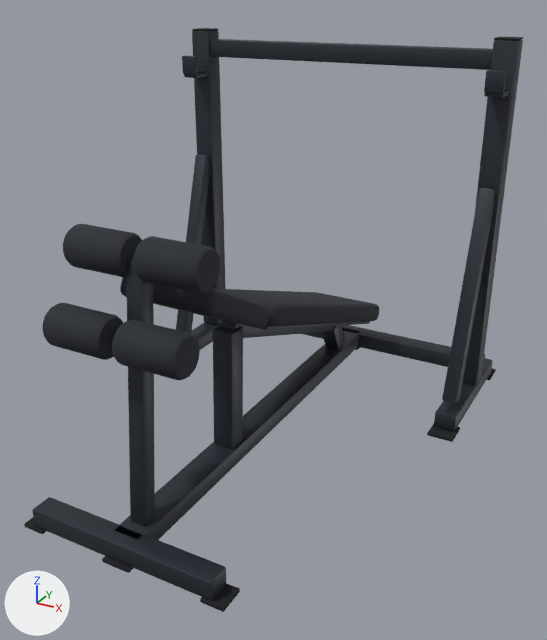
The glTF model exercise-motion/models/machines/decline-bench.glb as it was, and as the next commit left it.
Before and after are seen from a 50 mm lens placed at (1.13, -1.8, 1.41), pointed at (0.07, 0.13, 0.44). The axes (+X, +Y, +Z) are drawn at lower left. The lights are the same throughout. The older version comes first. Where no turn or scale is listed for an object, it has been applied to the vertices.

In view in the first picture: 'frame.frame', 'frame.pad', 'frame.rubber', 'jhook_L.frame', 'jhook_L.rubber', 'jhook_R.frame', 'jhook_R.rubber'.
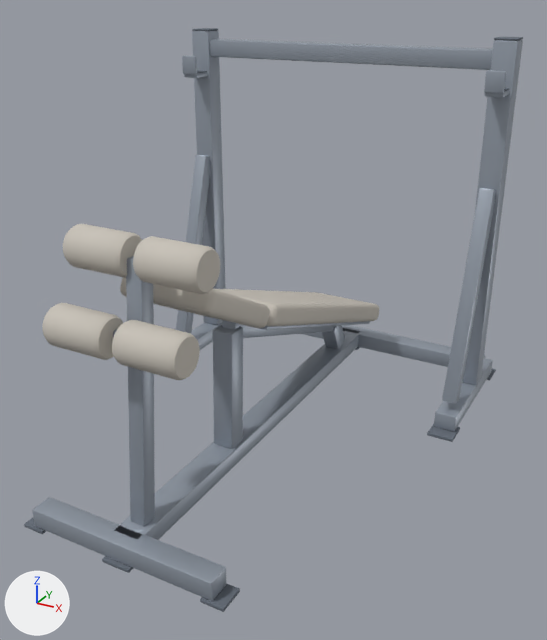
Pixel boxes [x1, y1, x2, y2] of what changed, in the pictures (547 x 640 px):
'frame.frame', recoloured (dark grey to grey): [33, 30, 523, 601] in both
'frame.pad', recoloured (black to light grey): [42, 224, 379, 380] in both
'frame.rubber', recoloured: [24, 28, 523, 612] in both
'jhook_L.frame', recoloured (dark grey to grey): [484, 70, 509, 98] in both
'jhook_R.frame', recoloured (dark grey to grey): [182, 56, 208, 78] in both
'jhook_R.rubber', recoloured: [197, 70, 207, 74] in both
'jhook_L.rubber', recoloured: [504, 88, 509, 92] in both

Edits to the bpy script that builds the scene:
```text
Change mat_mat_frame:
    mat_mat_frame.base_color: (0.0273, 0.0331, 0.0452) -> (0.319, 0.361, 0.423)  # dark grey #2e333c -> grey #99a2ae
Change mat_mat_pad:
    mat_mat_pad.base_color: (0.0168, 0.0203, 0.0284) -> (0.584, 0.546, 0.485)  # black #23272f -> light grey #c9c3b9
Change mat_mat_rubber:
    mat_mat_rubber.base_color: (0.0075, 0.00857, 0.011) -> (0.127, 0.15, 0.184)  # black #15171b -> grey #646c77
```
